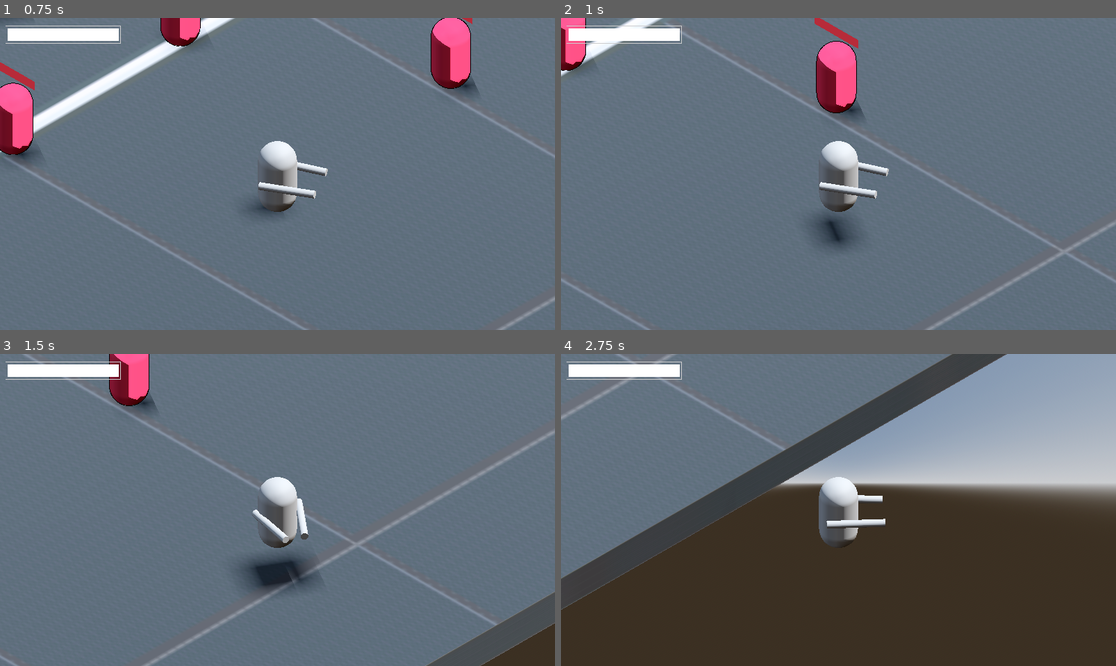
Above: before the commit, frames 1-4 (two rows, left to right).
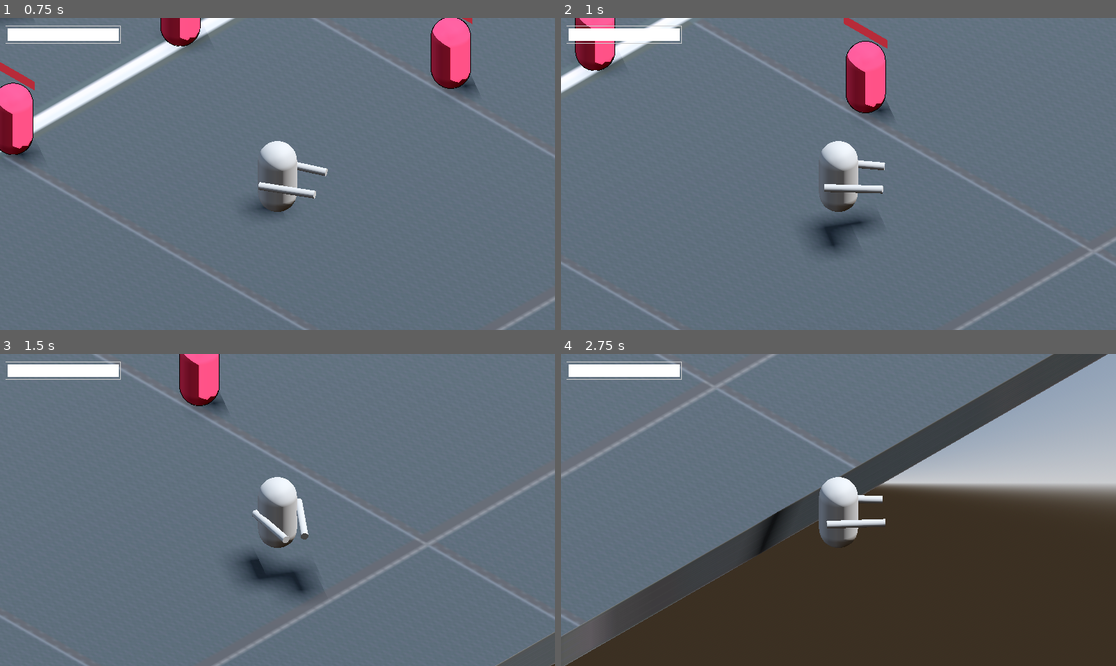
Above: after the commit, the same moments.

Repository: yashGhela/blame
Game: Godot game, scene res://levels/lab.tscn
Two runs of this game, one before a commit and one after it. Both use one fixed random seed, a clock stepped at 60 frames per second and the inputs below. The project has no main scene, so this scene is started directly.
Inputs (mouse positions are in pixels of both pictures, inside the frame that each line leads up to):
- Up to frame 1 (0.75 s): tap Enter at 0.5 s; move the mouse to (399, 158) at 0.52 s; hold D (right) from 0.53 s (still down); right-click (399, 158) at 0.6 s
- Up to frame 2 (1 s): keep holding D (right); tap Space (jump) at 0.77 s
- Up to frame 3 (1.5 s): move the mouse to (166, 525) at 1.27 s; release D (right) at 1.28 s; hold S (back) from 1.28 s (still down); click (166, 525) at 1.35 s
- Up to frame 4 (2.75 s): tap Space (jump) at 1.52 s; move the mouse to (894, 441) at 2.02 s; release S (back) at 2.03 s; hold D (right) from 2.03 s (still down); hold E (interact) from 2.03 s (still down)

Frame 1 is identical in both runs. In frame 2, 8.0% of the frame differs, in the area x 0-100%, y 0-100%; in frame 3, 8.5%; in frame 4, 24%, in the area x 0-99%, y 0-100%.

Commit message:
adding stuff

Diff:
--- /dev/null
+++ b/gameplay-elements/deathzone.tscn
@@ -0,0 +1,14 @@
+[gd_scene format=3 uid="uid://jabqc3dt5u03"]
+
+[ext_resource type="Script" uid="uid://ck4j81qrtfq6h" path="res://scripts/deathzone.gd" id="1_jrh70"]
+
+[sub_resource type="BoxShape3D" id="BoxShape3D_78pcp"]
+size = Vector3(100, 0, 100)
+
+[node name="deathzone" type="Area3D" unique_id=1751392379]
+script = ExtResource("1_jrh70")
+
+[node name="CollisionShape3D" type="CollisionShape3D" parent="." unique_id=234599725]
+shape = SubResource("BoxShape3D_78pcp")
+
+[connection signal="body_entered" from="." to="." method="_on_body_entered"]
--- a/levels/lab.tscn
+++ b/levels/lab.tscn
@@ -4,6 +4,7 @@
 [ext_resource type="PackedScene" uid="uid://bna6v4o3ed0gr" path="res://gameplay-elements/player.tscn" id="2_kk6di"]
 [ext_resource type="PackedScene" uid="uid://6k3dmrgn7nen" path="res://gameplay-elements/dialog_area.tscn" id="3_f2qrd"]
 [ext_resource type="PackedScene" uid="uid://x4ckhy6l1561" path="res://gameplay-elements/enemydummy.tscn" id="4_78pcp"]
+[ext_resource type="PackedScene" uid="uid://jabqc3dt5u03" path="res://gameplay-elements/deathzone.tscn" id="5_ihxt7"]
 
 [sub_resource type="ProceduralSkyMaterial" id="ProceduralSkyMaterial_h8r6w"]
 sky_horizon_color = Color(0.66224277, 0.6717428, 0.6867428, 1)
@@ -70,3 +71,6 @@
 
 [node name="enemydummy3" parent="." unique_id=1662489217 instance=ExtResource("4_78pcp")]
 transform = Transform3D(1, 0, 0, 0, 1, 0, 0, 0, 1, 6.2631207, 1.5, -10.455828)
+
+[node name="deathzone" parent="." unique_id=1751392379 instance=ExtResource("5_ihxt7")]
+transform = Transform3D(1, 0, 0, 0, 1, 0, 0, 0, 1, 0, -6.108017, 0)
--- a/project.godot
+++ b/project.godot
@@ -28,46 +28,61 @@
 forward={
 "deadzone": 0.2,
 "events": [Object(InputEventKey,"resource_local_to_scene":false,"resource_name":"","device":-1,"window_id":0,"alt_press …(192 unchanged characters)…
+, Object(InputEventJoypadMotion,"resource_local_to_scene":false,"resource_name":"","device":-1,"axis":1,"axis_value":-1.0,"script":null)
 ]
 }
 back={
 "deadzone": 0.2,
 "events": [Object(InputEventKey,"resource_local_to_scene":false,"resource_name":"","device":-1,"window_id":0,"alt_press …(192 unchanged characters)…
+, Object(InputEventJoypadMotion,"resource_local_to_scene":false,"resource_name":"","device":-1,"axis":1,"axis_value":1.0,"script":null)
 ]
 }
 left={
 "deadzone": 0.2,
 "events": [Object(InputEventKey,"resource_local_to_scene":false,"resource_name":"","device":-1,"window_id":0,"alt_press …(191 unchanged characters)…
+, Object(InputEventJoypadMotion,"resource_local_to_scene":false,"resource_name":"","device":-1,"axis":0,"axis_value":-1.0,"script":null)
 ]
 }
 right={
 "deadzone": 0.2,
 "events": [Object(InputEventKey,"resource_local_to_scene":false,"resource_name":"","device":-1,"window_id":0,"alt_press …(192 unchanged characters)…
+, Object(InputEventJoypadMotion,"resource_local_to_scene":false,"resource_name":"","device":-1,"axis":0,"axis_value":1.0,"script":null)
 ]
 }
 jump={
 "deadzone": 0.2,
 "events": [Object(InputEventKey,"resource_local_to_scene":false,"resource_name":"","device":-1,"window_id":0,"alt_press …(191 unchanged characters)…
+, Object(InputEventJoypadButton,"resource_local_to_scene":false,"resource_name":"","device":-1,"button_index":0,"pressure":0.0,"pressed":true,"script":null)
 ]
 }
 dash={
 "deadzone": 0.2,
 "events": [Object(InputEventMouseButton,"resource_local_to_scene":false,"resource_name":"","device":-1,"window_id":0,"a …(253 unchanged characters)…
+, Object(InputEventJoypadMotion,"resource_local_to_scene":false,"resource_name":"","device":-1,"axis":4,"axis_value":1.0,"script":null)
 ]
 }
 interact={
 "deadzone": 0.2,
 "events": [Object(InputEventKey,"resource_local_to_scene":false,"resource_name":"","device":-1,"window_id":0,"alt_press …(192 unchanged characters)…
+, Object(InputEventJoypadButton,"resource_local_to_scene":false,"resource_name":"","device":-1,"button_index":10,"pressure":0.0,"pressed":true,"script":null)
 ]
 }
 hit={
 "deadzone": 0.2,
 "events": [Object(InputEventMouseButton,"resource_local_to_scene":false,"resource_name":"","device":-1,"window_id":0,"a …(253 unchanged characters)…
+, Object(InputEventJoypadButton,"resource_local_to_scene":false,"resource_name":"","device":-1,"button_index":2,"pressure":0.0,"pressed":true,"script":null)
 ]
 }
 snap={
 "deadzone": 0.2,
 "events": [Object(InputEventKey,"resource_local_to_scene":false,"resource_name":"","device":-1,"window_id":0,"alt_press …(192 unchanged characters)…
+, Object(InputEventJoypadButton,"resource_local_to_scene":false,"resource_name":"","device":-1,"button_index":3,"pressure":0.0,"pressed":true,"script":null)
+]
+}
+fire={
+"deadzone": 0.2,
+"events": [Object(InputEventKey,"resource_local_to_scene":false,"resource_name":"","device":-1,"window_id":0,"alt_pressed":false,"shift_pressed":false,"ctrl_pressed":false,"meta_pressed":false,"pressed":false,"keycode":0,"physical_keycode":70,"key_label":0,"unicode":102,"location":0,"echo":false,"script":null)
+, Object(InputEventJoypadButton,"resource_local_to_scene":false,"resource_name":"","device":-1,"button_index":1,"pressure":0.0,"pressed":true,"script":null)
 ]
 }
 
--- /dev/null
+++ b/scripts/deathzone.gd
@@ -0,0 +1,5 @@
+extends Area3D
+
+
+func _on_body_entered(body: Node3D) -> void:
+	body.queue_free() # Replace with function body.
--- a/scripts/player.gd
+++ b/scripts/player.gd
@@ -18,9 +18,12 @@
 @onready var hand_2_col: CollisionShape3D = $body/hand2/hand2area/hand2col
 @onready var enemy_detector: Node = $EnemyDetector
 
+const FIRE_RELOAD=1.5
+var fire_shots:=6
+var is_reloading=false
 
 const DASH_SPEED = 18.0
-const DASH_DURATION = 0.5
+const DASH_DURATION = 0.3
 
 const SNAP_COOLDOWN=1.5
 var snap_cooldown = false
@@ -165,7 +168,18 @@
 				12.0*delta
 			)
 
-
+func fire():
+	if fire_shots<=0 and not is_reloading:
+		return
+
+
+	if fire_shots<=0:
+		is_reloading=true
+		get_tree().create_timer(FIRE_RELOAD).timeout.connect(
+			func():
+				is_reloading=false
+				fire_shots=6
+		)
 
 func snap():
 	snap_target = enemy_detector.get_furthest_enemy()
Not shown, added: scripts/deathzone.gd.uid
